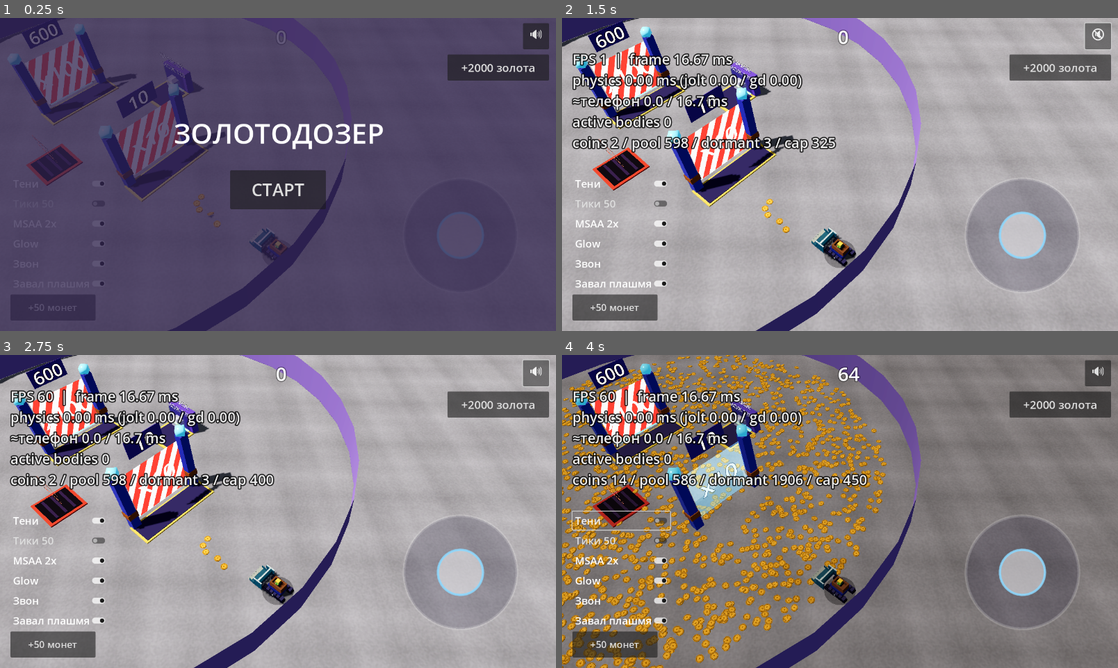
Above: before the commit, frames 1-4 (two rows, left to right).
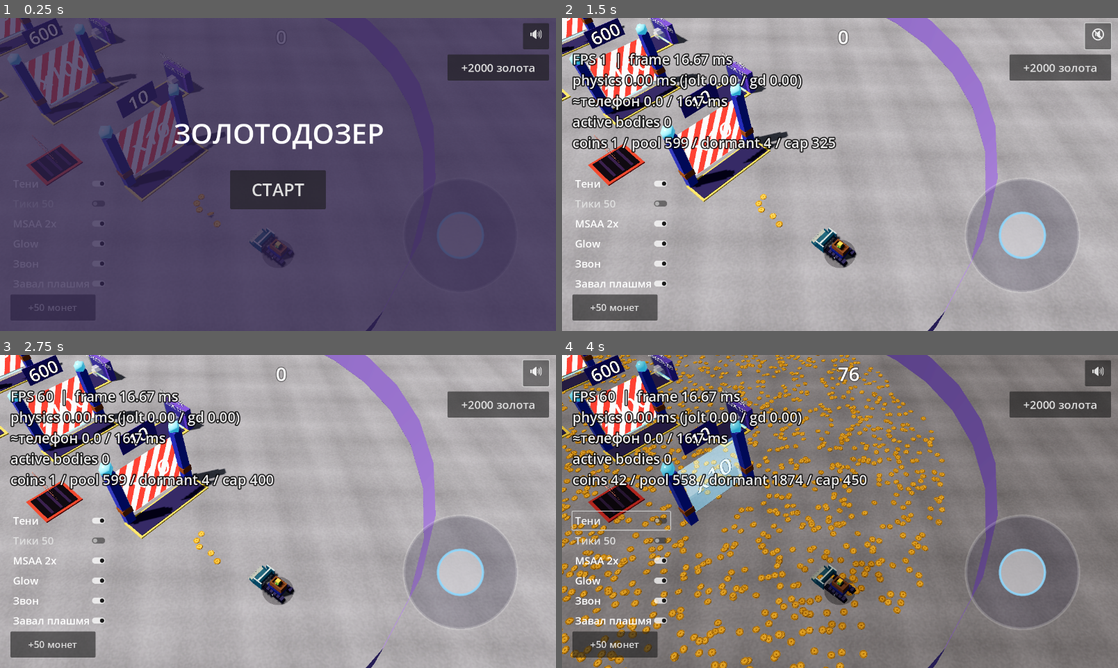
Above: after the commit, the same moments.

Repository: ui99ru/gold-harvester
Game: Godot game, scene res://scenes/game.tscn
Same seed, same stepped clock (60 frames per second), same inputs: the game is played once before the commit and once after it.
Inputs:
- Up to frame 1 (0.25 s): no input
- Up to frame 2 (1.5 s): click "СТАРТ" at 0.5 s; click "🔊" at 1.25 s
- Up to frame 3 (2.75 s): click "🔇" at 2 s
- Up to frame 4 (4 s): click "+2000 золота" at 2.75 s; click "Тени" at 3.5 s

The runs differ from the first frame. In frame 1, 2.4% of the frame differs, in the area x 0-69%, y 0-100%; in frame 2, 14%; in frame 3, 13%; in frame 4, 32%, in the area x 0-79%, y 0-100%.

Commit message:
feat(godot): B4 — карта: gate3 ×1000 + карман-2 (пады скорость/ценность) + кольцо z→73
Открыл карту, чтобы пады B5 (скорость/ценность) получили дом, и добавил третьи ворота.
level_01.tres (только данные):
- кольцо radius 32→42 (харвест-зона за gate3 до z≈73);
- коридор w03/w04 расщеплён на сегменты с проёмом для кармана-2 (z47.3–52.7), продлён до z66;
- КАРМАН-2 (z=50, зеркало кармана-1): стены w14–w19 + pad_value(-9,50, ×1.7) + pad_speed(9,50, 10→18);
- gate3 (0,0,62) {mult:1000, cost:5000} ПОСЛЕ gate2 (gates[2]; Gate-код без правок);
- entity_def: type "pad" задействован (kind value/speed) — лестницы B5 теперь живые.

game.gd: loop-смоук fwd_z учитывает gates[2] (gate2 откр→к мату gate3 z63; gate3 откр→z66).
Смоук `--smoke-gate3` (+CI): монета сквозь gate3 → worth ×1000 (=1000, конденсация под GATE_BURST),
gates.size()==3. Верификация: loop leaked=0 (дозер проходит коридор+проём кармана-2, монеты заперты),
скриншот композиции (карман-2 с 2 падами + gate3 «5000» достижимы), все 21 смоук зелёные.

cost gate3=5000 и цены падов (value 200/speed 150) — стартовый баланс, тюнить плейтестом.

Co-Authored-By: Claude Opus 4.8 <noreply@anthropic.com>

Diff:
--- a/godot/levels/level_01.tres
+++ b/godot/levels/level_01.tres
@@ -21,22 +21,40 @@
 "half": Vector3(0.2, 0.6, 11.75)
 }
 
-[sub_resource type="Resource" id="w03"]
-script = ExtResource("2")
-type = "wall"
-position = Vector3(-2.8, 0.6, 45.25)
-rotation_y = 0.0
-params = {
-"half": Vector3(0.2, 0.6, 12.75)
-}
-
-[sub_resource type="Resource" id="w04"]
-script = ExtResource("2")
-type = "wall"
-position = Vector3(2.8, 0.6, 45.25)
-rotation_y = 0.0
-params = {
-"half": Vector3(0.2, 0.6, 12.75)
+[sub_resource type="Resource" id="w03a"]
+script = ExtResource("2")
+type = "wall"
+position = Vector3(-2.8, 0.6, 39.9)
+rotation_y = 0.0
+params = {
+"half": Vector3(0.2, 0.6, 7.4)
+}
+
+[sub_resource type="Resource" id="w03b"]
+script = ExtResource("2")
+type = "wall"
+position = Vector3(-2.8, 0.6, 59.35)
+rotation_y = 0.0
+params = {
+"half": Vector3(0.2, 0.6, 6.65)
+}
+
+[sub_resource type="Resource" id="w04a"]
+script = ExtResource("2")
+type = "wall"
+position = Vector3(2.8, 0.6, 39.9)
+rotation_y = 0.0
+params = {
+"half": Vector3(0.2, 0.6, 7.4)
+}
+
+[sub_resource type="Resource" id="w04b"]
+script = ExtResource("2")
+type = "wall"
+position = Vector3(2.8, 0.6, 59.35)
+rotation_y = 0.0
+params = {
+"half": Vector3(0.2, 0.6, 6.65)
 }
 
 [sub_resource type="Resource" id="w05"]
@@ -137,6 +155,90 @@
 position = Vector3(9, 0, 30)
 rotation_y = 1.5707963267949
 params = {}
+
+[sub_resource type="Resource" id="w14"]
+script = ExtResource("2")
+type = "wall"
+position = Vector3(-7.15, 0.6, 47.3)
+rotation_y = 0.0
+params = {
+"half": Vector3(4.35, 0.6, 0.2)
+}
+
+[sub_resource type="Resource" id="w15"]
+script = ExtResource("2")
+type = "wall"
+position = Vector3(7.15, 0.6, 47.3)
+rotation_y = 0.0
+params = {
+"half": Vector3(4.35, 0.6, 0.2)
+}
+
+[sub_resource type="Resource" id="w16"]
+script = ExtResource("2")
+type = "wall"
+position = Vector3(-7.15, 0.6, 52.7)
+rotation_y = 0.0
+params = {
+"half": Vector3(4.35, 0.6, 0.2)
+}
+
+[sub_resource type="Resource" id="w17"]
+script = ExtResource("2")
+type = "wall"
+position = Vector3(7.15, 0.6, 52.7)
+rotation_y = 0.0
+params = {
+"half": Vector3(4.35, 0.6, 0.2)
+}
+
+[sub_resource type="Resource" id="w18"]
+script = ExtResource("2")
+type = "wall"
+position = Vector3(-11.65, 0.6, 50)
+rotation_y = 0.0
+params = {
+"half": Vector3(0.2, 0.6, 2.9)
+}
+
+[sub_resource type="Resource" id="w19"]
+script = ExtResource("2")
+type = "wall"
+position = Vector3(11.65, 0.6, 50)
+rotation_y = 0.0
+params = {
+"half": Vector3(0.2, 0.6, 2.9)
+}
+
+[sub_resource type="Resource" id="gate3"]
+script = ExtResource("2")
+type = "gate"
+position = Vector3(0, 0, 62)
+rotation_y = 0.0
+params = {
+"cost": 5000,
+"mult": 1000
+}
+
+[sub_resource type="Resource" id="pad_value"]
+script = ExtResource("2")
+type = "pad"
+position = Vector3(-9, 0, 50)
+rotation_y = -1.5707963267949
+params = {
+"cost": 200,
+"kind": "value"
+}
+
+[sub_resource type="Resource" id="pad_speed"]
+script = ExtResource("2")
+type = "pad"
+position = Vector3(9, 0, 50)
+rotation_y = 1.5707963267949
+params = {
+"cost": 150,
+"kind": "speed"
+}
 
 [resource]
 script = ExtResource("1")
@@ -145,5 +247,5 @@
 start_coins = 5
 dozer_start = Vector3(0, 0, 0)
 ring_center = Vector3(0, 0, 31)
-ring_radius = 32.0
-entities = Array[ExtResource("2")]([SubResource("w01"), SubResource("w02"), SubResource("w03"), SubResource("w04"), SubResource("w05"), SubResource("w06"), SubResource("w07"), SubResource("w08"), SubResource("w09"), SubResource("w10"), SubResource("w11"), SubResource("gate1"), SubResource("gate2"), SubResource("pad_knife"), SubResource("trash")])
+ring_radius = 42.0
+entities = Array[ExtResource("2")]([SubResource("w01"), SubResource("w02"), SubResource("w03a"), SubResource("w03b"), SubResource("w04a"), SubResource("w04b"), SubResource("w05"), SubResource("w06"), SubResource("w07"), SubResource("w08"), SubResource("w09"), SubResource("w10"), SubResource("w11"), SubResource("w14"), SubResource("w15"), SubResource("w16"), SubResource("w17"), SubResource("w18"), SubResource("w19"), SubResource("gate1"), SubResource("gate2"), SubResource("gate3"), SubResource("pad_knife"), SubResource("pad_value"), SubResource("pad_speed"), SubResource("trash")])
--- a/godot/scripts/game.gd
+++ b/godot/scripts/game.gd
@@ -1024,6 +1024,16 @@
 		var c := pool.spawn(Vector3(0, 0.15, 18.6), false)
 		c.linear_velocity = Vector3(0, 0, 12.0)  # трение тормозит ~28 м/с²
 		dozer.position = Vector3(0, 0, 5)  # дозер в стороне от створа
+	elif _smoke_mode == "gate3":
+		# B4: ворота-3 (gates[2], ×1000) принудительно открыты; монета worth=1 сквозь.
+		# Инвариант: сумма worth (active+dormant) ровно ×1000 (конденсация под GATE_BURST).
+		for coin in pool.get_children():
+			if not coin.freeze:
+				pool.release(coin)
+		gates[2].active = true
+		var c3 := pool.spawn(Vector3(0, 0.15, 60.6), false)  # перед матом gate3 (z62), +z
+		c3.linear_velocity = Vector3(0, 0, 12.0)
+		dozer.position = Vector3(0, 0, 5)  # дозер далеко от створа gate3
 	elif _smoke_mode == "spike":
 		# Замер ПИКА (фриз), не среднего: дозер проталкивает кучу сквозь
 		# открытые ворота-2 ×100 — реальный триггер каскада. Каждая пересёкшая
@@ -1289,8 +1299,10 @@
 		# (ворота-1 открыты): гоним сквозь них на мат ворот-2 (z38). Фаза 3
 		# (обе открыты): полный прогон до z45. Назад всегда к источнику (z6).
 		var fwd_z := 18.0
-		if gates[1].active:
-			fwd_z = 45.0
+		if gates.size() > 2 and gates[2].active:
+			fwd_z = 66.0   # gate3 открыт → за него (харвест-зона)
+		elif gates[1].active:
+			fwd_z = 63.0   # gate2 открыт → к мату gate3 (z62), чтобы наполнить его
 		elif gates[0].active:
 			fwd_z = 38.0
 		# Змейка по x: ковш ~2 м, коридор 5.6 м — собираем монеты с краёв.
@@ -1516,6 +1528,22 @@
 			print("SMOKE %s: worth_sum=%d count(act+dorm)=%d books=%s" %
 				["OK" if ok else "FAIL", total_worth, n_total, books])
 			get_tree().quit(0 if ok else 1)
+	elif _smoke_mode == "gate3":
+		if _smoke_ticks >= 360:  # 6 c: волна gate3 ×1000
+			# Инвариант worth (active+dormant) = 1×1000; копий не более GATE_BURST → конденсация.
+			var total_worth := _dormant.total_worth()
+			var n_total := _dormant.count()
+			for coin in pool.get_children():
+				if coin.get_meta("in_pool", false):
+					continue
+				total_worth += coin.worth
+				n_total += 1
+			var books := pool.active_count() + pool.free_count() == pool.size
+			var ok := gates.size() == 3 and gates[2].mult == 1000 \
+				and total_worth == 1000 and n_total <= 1 + CFG.GATE_BURST and books
+			print("SMOKE gate3: %s mult=%d worth_sum=%d count=%d books=%s" % [
+				"OK" if ok else "FAIL", gates[2].mult, total_worth, n_total, books])
+			get_tree().quit(0 if ok else 1)
 	elif _smoke_mode == "push":
 		if _smoke_ticks >= 600:  # 10 c
 			var fallen := 0
Not shown: 1 places in godot/levels/level_01.tres that only renumber resources
Not shown, changed: .github/workflows/perf-smoke.yml
